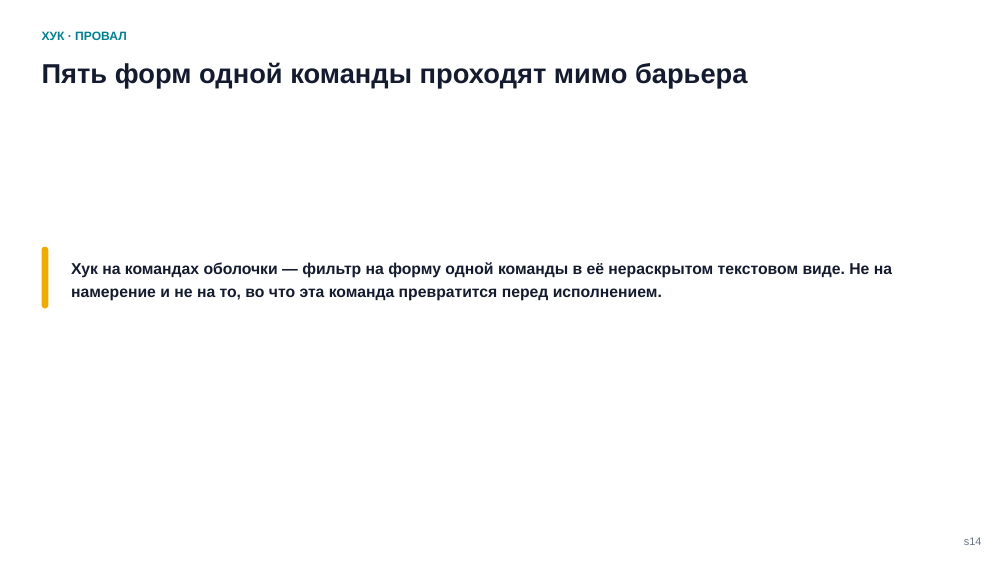
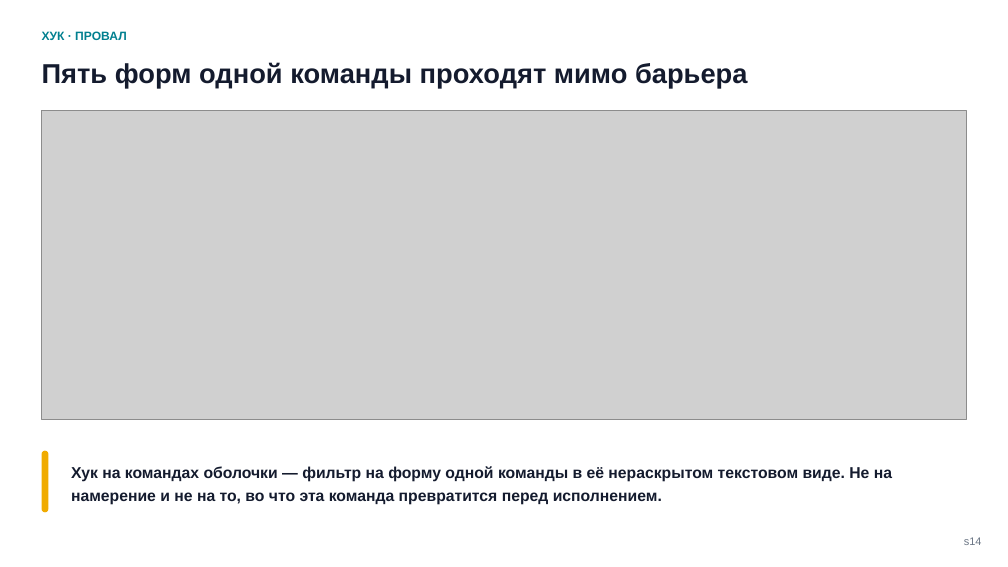
Before and after one commit to tellina-study/AI-usage-lessons, a slide deck: slide 14 of library/seminars/sem-05/rendered/sem-05.pptx. Drawn at 1008x567 pixels with LibreOffice and Linux fonts; fonts in the diff are those of the drawing; grey boxes stand for pictures. Boxes give left, top, right and bottom in pixels: in the first picture for what was removed or moved away, otherwise in the second. Text is boxed around its words. In the diff, an @@ line names an element or a change of style, - is before the commit and + after.

```diff
--- a/library/seminars/sem-05/rendered/sem-05.pptx
+++ b/library/seminars/sem-05/rendered/sem-05.pptx
@@ picture added at <box>42,111,966,420</box> @@
@@ rounded rectangle: place and size @@
-rounded rectangle at <box>42,247,48,309</box>
+rounded rectangle at <box>42,451,48,513</box>
@@ text "Хук на командах оболочки — ...": place and size @@
-text "Хук на командах оболочки — ..." at <box>71,262,892,301</box>
+text "Хук на командах оболочки — ..." at <box>71,466,892,505</box>
```
Also in this commit, not shown: 6 other slides changed, 28 other files.
